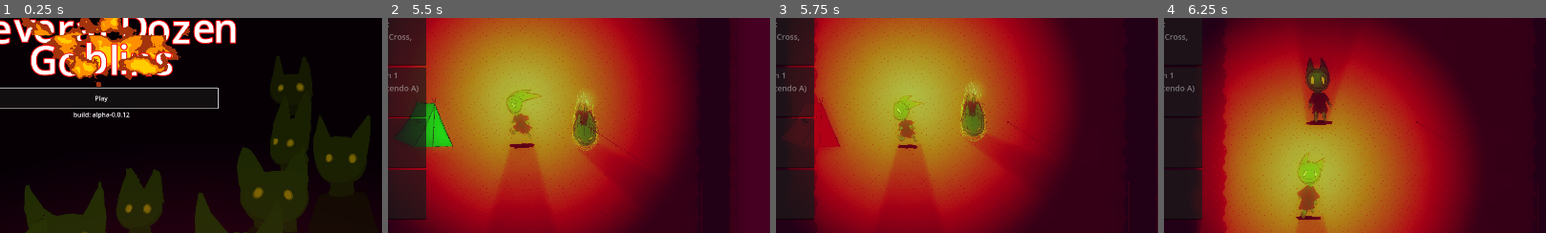
Above: before the commit, frames 1-4 (left to right).
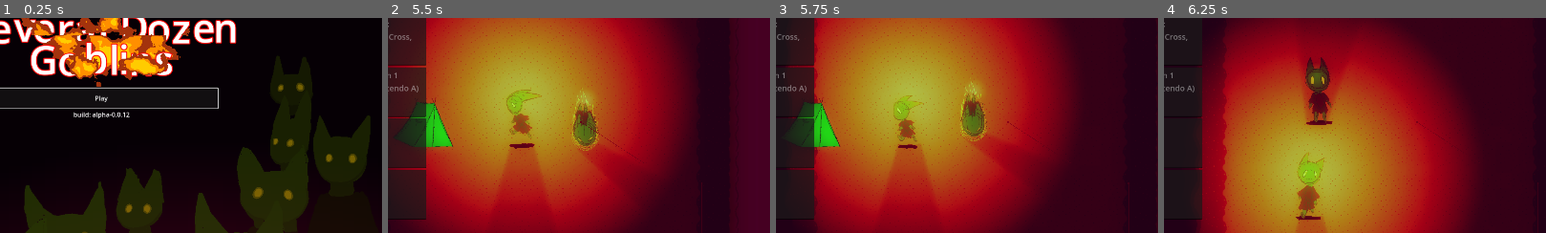
Above: after the commit, the same moments.

Repository: loteque/GoblinGame
Game: Godot game, scene res://src/start.tscn
Same seed, same stepped clock (60 frames per second), same inputs: the game is played once before the commit and once after it.
Inputs (mouse positions are % of the whole screen's width and height, from its top left):
- Up to frame 1 (0.25 s): no input
- Up to frame 2 (5.5 s): click "Play" at 0.5 s; tap Enter at 1.25 s; move the mouse to (72, 45) at 1.27 s; hold D (right) 1.28-2.03 s; hold Shift (call) 1.28-2.03 s; click (72, 45) at 1.42 s; move the mouse to (30, 55) at 2.02 s; hold S (down) 2.03-2.78 s; tap G (place) at 2.1 s; move the mouse to (60, 28) at 2.77 s; hold D (right) 2.78-3.53 s; tap Space (throw) at 2.85, 5.1 s; move the mouse to (45, 70) at 3.52 s; hold W (up) 3.53-4.28 s; tap Shift (call) at 3.6 s; click (45, 70) at 3.67 s; move the mouse to (80, 65) at 4.27 s; hold G (place) 4.28-5.03 s; hold A (left) from 4.28 s (still down); move the mouse to (20, 35) at 5.02 s
- Up to frame 3 (5.75 s): keep holding A (left)
- Up to frame 4 (6.25 s): move the mouse to (55, 50) at 5.77 s; release A (left) at 5.78 s; hold S (down) from 5.78 s (still down); hold Shift (call) from 5.78 s (still down); click (55, 50) at 5.92 s
The pictures show only the part of the screen within x 21-71%, y 16-66%; the shares and areas given below are measured in that part.

Frames 1-2 are identical in both runs. In frame 3, 2.3% of the frame differs, in the area x 2-17%, y 38-63%; in frame 4, nothing differs.

Commit message:
remove world boundary from main

Diff:
--- a/project/src/maps/main.tscn
+++ b/project/src/maps/main.tscn
@@ -19,10 +19,6 @@
 [ext_resource type="PackedScene" uid="uid://b3f3e2snpptm" path="res://src/character/new_actor.tscn" id="18_arbuc"]
 [ext_resource type="PackedScene" uid="uid://hehsosy8cwdc" path="res://src/collectables/scrap/scrap.tscn" id="19_orqww"]
 [ext_resource type="PackedScene" uid="uid://blnqmsyjwncp6" path="res://src/base/base.tscn" id="21_3gmgp"]
-
-[sub_resource type="WorldBoundaryShape2D" id="WorldBoundaryShape2D_xpm44"]
-
-[sub_resource type="WorldBoundaryShape2D" id="WorldBoundaryShape2D_u4m3w"]
 
 [sub_resource type="NavigationPolygon" id="NavigationPolygon_kd4xc"]
 vertices = PackedVector2Array(2929, 304, 2929, 12, 3213, -144, 3213, 944, 2253, -144, 1969, -80, 3931, -794, 3944, 1621 …(182 unchanged characters)…
@@ -711,27 +707,6 @@
 [node name="MainMenu" parent="LevelUI" node_paths=PackedStringArray("music_manager") instance=ExtResource("10_wo30j")]
 music_manager = NodePath("../../MusicManager")
 
-[node name="WorldBoundery" type="StaticBody2D" parent="."]
-
-[node name="Bottom" type="CollisionShape2D" parent="WorldBoundery"]
-position = Vector2(891, 1983)
-shape = SubResource("WorldBoundaryShape2D_xpm44")
-
-[node name="Left" type="CollisionShape2D" parent="WorldBoundery"]
-position = Vector2(8, 200)
-rotation = 1.5708
-shape = SubResource("WorldBoundaryShape2D_u4m3w")
-
-[node name="Top" type="CollisionShape2D" parent="WorldBoundery"]
-position = Vector2(894, -498)
-rotation = 3.14159
-shape = SubResource("WorldBoundaryShape2D_u4m3w")
-
-[node name="Right" type="CollisionShape2D" parent="WorldBoundery"]
-position = Vector2(4535, 99)
-rotation = -1.5708
-shape = SubResource("WorldBoundaryShape2D_u4m3w")
-
 [node name="NavigationRegion2D" type="NavigationRegion2D" parent="."]
 position = Vector2(577, 322)
 navigation_polygon = SubResource("NavigationPolygon_kd4xc")
Not shown: 1 places in project/src/maps/main.tscn that only renumber resources
